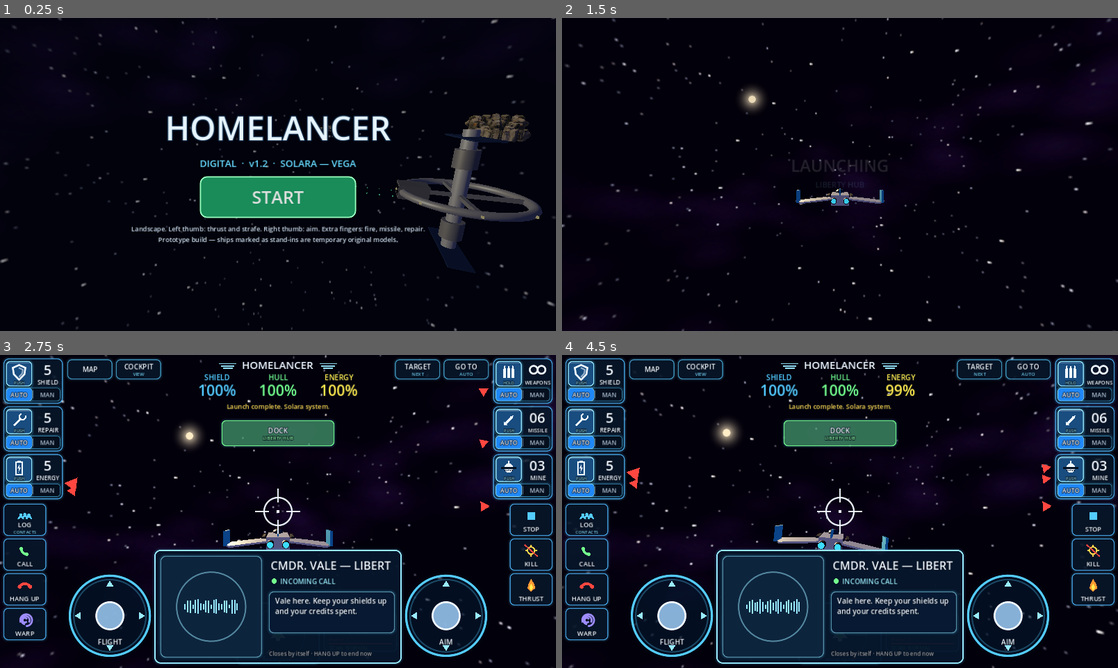
Above: before the commit, frames 1-4 (two rows, left to right).
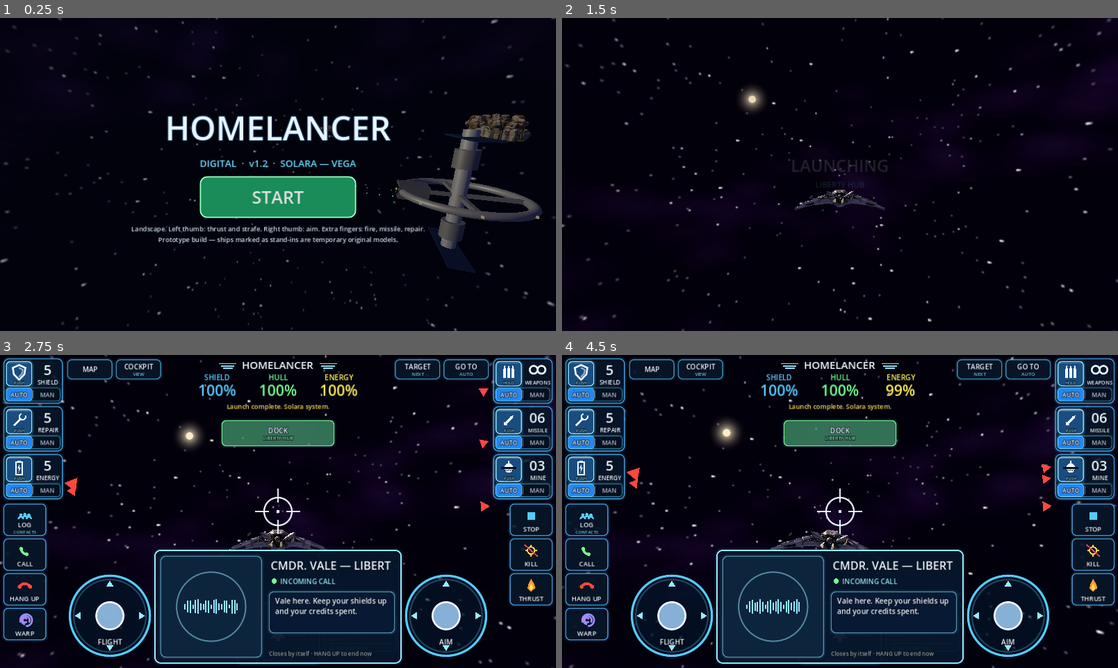
Above: after the commit, the same moments.

Repository: houawanych-pixel/homelancer-digital
Game: Godot game, scene res://main.tscn
The game is run twice, just before and just after one commit, with the same random seed, the same clock (stepped at 60 frames per second) and the same inputs.
Inputs (mouse positions are in pixels of both pictures, inside the frame that each line leads up to):
- Up to frame 1 (0.25 s): no input
- Up to frame 2 (1.5 s): click "START" at 0.5 s; move the mouse to (962, 158) at 1.27 s; hold D (strafe_right) from 1.28 s (still down); hold Space (fire) from 1.28 s (still down); click (962, 158) at 1.42 s
- Up to frame 3 (2.75 s): release D (strafe_right) at 2 s; release Space (fire) at 2 s; tap Enter at 2 s; drag from (166, 527) to (250, 574) at 2.02 s
- Up to frame 4 (4.5 s): move the mouse to (895, 442) at 2.77 s; hold D (strafe_right) 2.78-3.5 s; hold Shift 2.78-3.5 s; tap Space (fire) at 3.05 s; drag from (812, 574) to (673, 464) at 3.52 s; move the mouse to (1006, 558) at 4.27 s; hold A (strafe_left) from 4.28 s (still down); hold Space (fire) from 4.28 s (still down); tap E at 4.35 s

The runs differ from the first frame. In frame 1, less than 0.1% of the frame differs, in the area x 57-96%, y 30-64%; in frame 2, 0.5%; in frame 3, 0.8%, in the area x 40-60%, y 55-63%; in frame 4, 0.8%.

Commit message:
Real player fighter, missile and mine models; higher-detail ships
Player ship: high-detail fighter (34k tris). Missiles and mines use real models.
Enemy/cargo/carrier rebuilt with larger budgets. studio.sh renders GLBs in-engine.
RESULT 36/36 PASS headless and in phone web build.

Co-Authored-By: Claude Opus 5.5 <noreply@anthropic.com>
Claude-Session: https://claude.ai/code/session_01FDyr11xhHYDvZm1jYzixp5

Diff:
--- a/scripts/ships.gd
+++ b/scripts/ships.gd
@@ -9,6 +9,8 @@
 	"enemy": ["res://assets/ships/enemy/enemy_fleet.glb", 10.0, 0.0],
 	"fleet": ["res://assets/ships/civilian/cargo_ship.glb", 16.0, 0.0],
 	"carrier": ["res://assets/ships/civilian/carrier.glb", 130.0, 0.0],
+	"missile": ["res://assets/weapons/missile.glb", 3.4, 0.0],
+	"mine": ["res://assets/weapons/mine.glb", 3.2, 0.0],
 }
 
 static var _cache := {}
--- a/scripts/space.gd
+++ b/scripts/space.gd
@@ -751,11 +751,24 @@
 		return false
 	GS.missiles -= 1
 	GS.changed.emit()
-	var mi := MeshInstance3D.new()
-	var bm := BoxMesh.new()
-	bm.size = Vector3(0.6, 0.6, 2.6)
-	mi.mesh = bm
-	mi.material_override = ShipFactory.mat(Color(1.0, 0.8, 0.4), true)
+	var mi: Node3D
+	if ShipFactory.has_real_model("missile"):
+		mi = ShipFactory.build("missile")
+		var flare := MeshInstance3D.new()   # engine glow at the tail (+Z)
+		var fm := SphereMesh.new()
+		fm.radius = 0.35
+		fm.height = 0.7
+		flare.mesh = fm
+		flare.position = Vector3(0, 0, 1.8)
+		flare.material_override = ShipFactory.mat(Color(1.0, 0.75, 0.35), true)
+		mi.add_child(flare)
+	else:
+		var box := MeshInstance3D.new()
+		var bm := BoxMesh.new()
+		bm.size = Vector3(0.6, 0.6, 2.6)
+		box.mesh = bm
+		box.material_override = ShipFactory.mat(Color(1.0, 0.8, 0.4), true)
+		mi = box
 	add_child(mi)
 	mi.global_position = player.global_position - player.global_basis.y * 1.5
 	missiles_live.append({"node": mi, "vel": -player.global_basis.z * 90.0 + vel, "target": t, "life": 7.0})
@@ -803,7 +816,7 @@
 func _update_missiles(dt: float) -> void:
 	for i in range(missiles_live.size() - 1, -1, -1):
 		var m: Dictionary = missiles_live[i]
-		var n: MeshInstance3D = m["node"]
+		var n: Node3D = m["node"]
 		var tv = m["target"]
 		var t: Node3D = tv if is_instance_valid(tv) else null
 		var v: Vector3 = m["vel"]
@@ -1080,19 +1093,24 @@
 	GS.mines -= 1
 	GS.changed.emit()
 	mine_cd = 2.5
-	var mi := MeshInstance3D.new()
-	var sm := SphereMesh.new()
-	sm.radius = 1.4
-	sm.height = 2.8
-	sm.radial_segments = 10
-	sm.rings = 5
-	mi.mesh = sm
-	mi.material_override = ShipFactory.mat(Color(0.25, 0.27, 0.3), false, 0.7)
+	var mi: Node3D
+	if ShipFactory.has_real_model("mine"):
+		mi = ShipFactory.build("mine")
+	else:
+		var ball := MeshInstance3D.new()
+		var sm := SphereMesh.new()
+		sm.radius = 1.4
+		sm.height = 2.8
+		sm.radial_segments = 10
+		sm.rings = 5
+		ball.mesh = sm
+		ball.material_override = ShipFactory.mat(Color(0.25, 0.27, 0.3), false, 0.7)
+		mi = ball
 	var light := MeshInstance3D.new()
 	var lb := BoxMesh.new()
-	lb.size = Vector3(0.7, 0.7, 0.7)
+	lb.size = Vector3(0.5, 0.5, 0.5)
 	light.mesh = lb
-	light.position = Vector3(0, 1.3, 0)
+	light.position = Vector3(0, 1.5, 0)
 	light.material_override = ShipFactory.mat(Color(1.0, 0.3, 0.2), true)
 	mi.add_child(light)
 	add_child(mi)
@@ -1104,7 +1122,7 @@
 func _update_mines(dt: float) -> void:
 	for i in range(mines_live.size() - 1, -1, -1):
 		var m: Dictionary = mines_live[i]
-		var n: MeshInstance3D = m["node"]
+		var n: Node3D = m["node"]
 		m["arm"] -= dt
 		m["life"] -= dt
 		m["vel"] = (m["vel"] as Vector3) * (1.0 - minf(1.0, dt * 0.8))
--- /dev/null
+++ b/tools/shipkit/studio.gd
@@ -0,0 +1,83 @@
+extends SceneTree
+## In-engine "photo studio": renders a GLB with game-like lighting from several angles.
+## xvfb-run -a godot --rendering-driver opengl3 --path <any project> --script studio.gd -- in.glb out_prefix [size]
+## Writes <out_prefix>_sheet.png (4 angles side by side).
+
+func _initialize() -> void:
+	_run()
+
+func _run() -> void:
+	var a := OS.get_cmdline_user_args()
+	var size := 520 if a.size() < 3 else int(a[2])
+	root.size = Vector2i(size, size)
+	var doc := GLTFDocument.new()
+	var st := GLTFState.new()
+	if doc.append_from_file(a[0], st) != OK:
+		push_error("cannot read " + a[0]); quit(1); return
+	var model: Node3D = doc.generate_scene(st)
+	var world := Node3D.new()
+	root.add_child(world)
+	world.add_child(model)
+	var env := WorldEnvironment.new()
+	var e := Environment.new()
+	e.background_mode = Environment.BG_COLOR
+	e.background_color = Color(0.04, 0.05, 0.09)
+	e.ambient_light_source = Environment.AMBIENT_SOURCE_COLOR
+	e.ambient_light_color = Color(0.42, 0.44, 0.55)
+	e.ambient_light_energy = 0.9
+	e.tonemap_mode = Environment.TONE_MAPPER_FILMIC
+	env.environment = e
+	world.add_child(env)
+	var sun := DirectionalLight3D.new()
+	sun.light_energy = 1.6
+	sun.rotation_degrees = Vector3(-45, -35, 0)
+	world.add_child(sun)
+	var rim := DirectionalLight3D.new()
+	rim.light_energy = 0.7
+	rim.light_color = Color(0.55, 0.7, 1.0)
+	rim.rotation_degrees = Vector3(-10, 150, 0)
+	world.add_child(rim)
+	# frame the model
+	var box := _aabb(model, Transform3D.IDENTITY)
+	var c := box.get_center()
+	var r := box.size.length() * 0.5
+	var cam := Camera3D.new()
+	cam.fov = 35.0
+	world.add_child(cam)
+	cam.current = true
+	await process_frame
+	var shots: Array[Image] = []
+	# front-quarter, side, top, rear-quarter  (nose is -Z)
+	var dirs := [Vector3(-0.9, 0.55, -1.0), Vector3(-1, 0.05, 0), Vector3(0, 1, 0.001), Vector3(0.9, 0.45, 1.0)]
+	for d in dirs:
+		var dist := r / sin(deg_to_rad(cam.fov * 0.5)) * float(OS.get_environment("STUDIO_ZOOM") if OS.get_environment("STUDIO_ZOOM") != "" else "0.8")
+		cam.look_at_from_position(c + (d as Vector3).normalized() * dist, c, Vector3.UP if absf((d as Vector3).normalized().y) < 0.99 else Vector3(0, 0, -1))
+		for i in 4:
+			await process_frame
+		RenderingServer.force_draw()
+		await process_frame
+		shots.append(root.get_texture().get_image())
+	var sheet := Image.create(size * shots.size(), size, false, Image.FORMAT_RGBA8)
+	for i in shots.size():
+		var im := shots[i]
+		im.convert(Image.FORMAT_RGBA8)
+		sheet.blit_rect(im, Rect2i(0, 0, size, size), Vector2i(i * size, 0))
+	sheet.save_png(a[1] + "_sheet.png")
+	print("STUDIO wrote ", a[1] + "_sheet.png")
+	quit(0)
+
+func _aabb(n: Node, xf: Transform3D) -> AABB:
+	var out := AABB()
+	var first := true
+	var t := xf
+	if n is Node3D:
+		t = xf * (n as Node3D).transform
+	if n is MeshInstance3D and (n as MeshInstance3D).mesh:
+		var b := t * (n as MeshInstance3D).mesh.get_aabb()
+		out = b; first = false
+	for ch in n.get_children():
+		var cb := _aabb(ch, t)
+		if cb.size != Vector3.ZERO:
+			out = cb if first else out.merge(cb)
+			first = false
+	return out
Binary file changed: assets/ships/civilian/cargo_ship.glb
Not shown, changed: assets/ships/civilian/cargo_ship_0.jpg.import
Not shown, changed: assets/ships/civilian/cargo_ship_1.jpg.import
Not shown, changed: assets/ships/civilian/cargo_ship_2.jpg.import
Binary file changed: assets/ships/civilian/carrier.glb
Not shown, changed: assets/ships/civilian/carrier_0.jpg.import
Not shown, changed: assets/ships/civilian/carrier_1.jpg.import
Binary file changed: assets/ships/enemy/enemy_fleet.glb
Not shown, changed: assets/ships/enemy/enemy_fleet_0.jpg.import
Not shown, changed: assets/ships/enemy/enemy_fleet_1.jpg.import
Not shown, changed: assets/ships/enemy/enemy_fleet_2.jpg.import
Binary file added: assets/ships/player/cadet_ship.glb
(and 26 more such lines)
